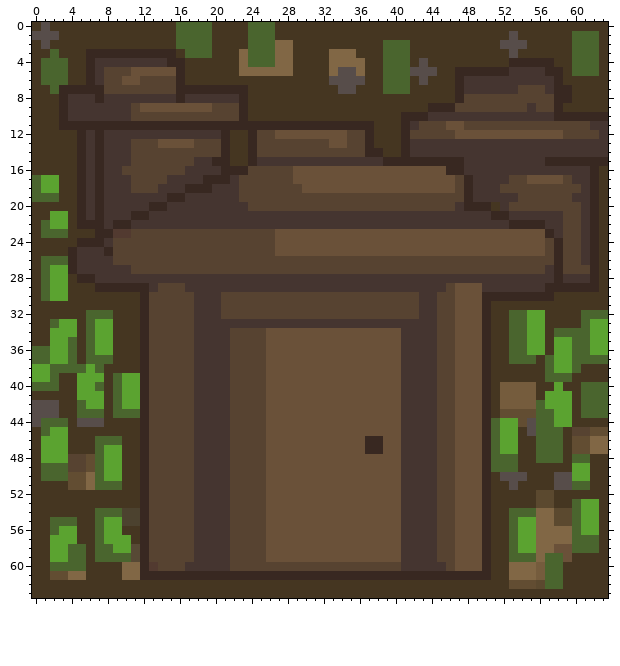
Pixel-art sprite: images/village.png. Above is the file before it was changed.
The file is 64x64 pixels. Colours within 5 levels of each other are drawn and written as one.
The result:
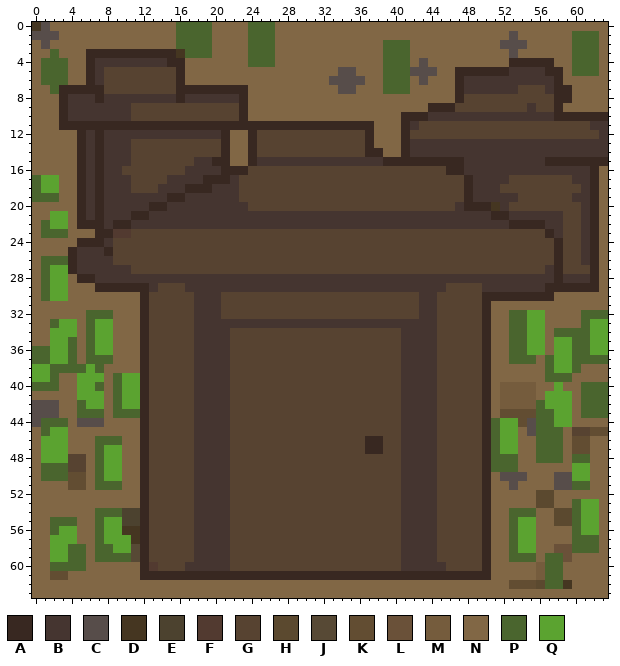
Palette (. is transparent): A #382821  B #453530  C #574d4a  D #453621  E #4c422f  F #523a30  G #574331  H #5b492f  J #574935  K #624d32  L #6a5139  M #755c3d  N #816745  P #4a652e  Q #5ba330
Diff:
Changed rows in their new state; - is an unchanged pixel.
first column x 0:
 0 --NNNNNNNNNNNNNN----NNNN---NNNNNNNNNNNNNNNNNNNNNNNNNNNNNNNNNNNNN
 1 ---NNNNNNNNNNNNN----NNNN---NNNNNNNNNNNNNNNNNNNNNNNNNN-NNNNNN---N
 2 N-NNNNNNNNNNNNNN----NNNN-----NNNNNNNNNN---NNNNNNNNNN---NNNNN---N
 3 NN-NNN--------------NNN------NNNN---NNN---NNNNNNNNNNN-NNNNNN---N
 4 N---NN-----------NNNNNN------NNNN----NN---N-NNNNNNNNN-----NN---N
 5 N---NN-----GGGGG-NNNNNN------NNNN----NN------NN------------N---N
 6 N---NN----GG-----NNNNNNNNNNNNNNNN----NN---N-NNN------------NNNNN
 7 NN----------------------NNNNNNNNNN--NNN---NNNNN-------------NNNN
 8 NNN---------------------NNNNNNNNNNNNNNNNNNNNNNN-------------NNNN
 9 NNN---------GGGGGGGG----NNNNNNNNNNNNNNNNNNNN---------------NNNNN
10 NNN---------------------NNNNNNNNNNNNNNNNN-----------------------
11 NNN-----------------------------------NNN-----GG----------------
12 NNNNN-----------------NN---GGGGGGGG---NNN------GGGGGGGGGGGG-----
13 NNNNN---------GGGG----NN---------GG---NNN-----------------------
14 NNNNN-----------------NN---------------NN-----------------------
15 NNNNN-----------------NN----------------------------------------
16 NNNNN------------------------GGGGGGGGGGGGGGGGG-----------------N
17 ---NN------------------------GGGGGGGGGGGGGGGGGG--------GGGG----N
18 ---NN-------------------------GGGGGGGGGGGGGGGGG----------------N
19 ---NN----------------------------------------------------------N
20 NNNNN----------------------------------------------------------N
21 NN--N----------------------------------------------------------N
22 N---N----------------------------------------------------------N
23 N---NNN--------------------GGGGGGGGGGGGGGGGGGGGGGGGGGGGGG------N
24 NNNNN----------------------GGGGGGGGGGGGGGGGGGGGGGGGGGGGGG------N
25 NNNN-----------------------GGGGGGGGGGGGGGGGGGGGGGGGGGGGGG------N
26 N--------------------------------------------------------------N
27 N--------------------------------------------------------------N
28 N---N----------------------------------------------------------N
29 N---NNN----------------------------------------GGG-------------N
30 N---NNNNNNNN-----------------------------------GGG--------NNNNNN
31 NNNNNNNNNNNN-----------------------------------GGG-NNNNNNNNNNNNN
32 NNNNNN---NNN-----------------------------------GGG-NN----NNNN---
33 NN---N---NNN-----------------------------------GGG-NN----NNNN---
34 NN---N---NNN--------------GGGGGGGGGGGGGGG------GGG-NN----N------
35 NN---N---NNN--------------GGGGGGGGGGGGGGG------GGG-NN----N------
36 -----N---NNN--------------GGGGGGGGGGGGGGG------GGG-NN----N------
37 -----N---NNN--------------GGGGGGGGGGGGGGG------GGG-NN---N-------
38 --------NNNN--------------GGGGGGGGGGGGGGG------GGG-NNNNNN----NNN
39 ---NN---N-----------------GGGGGGGGGGGGGGG------GGG-NNNNNN---NNNN
40 ---NN---N-----------------GGGGGGGGGGGGGGG------GGG-N----NN-NN---
41 NNNNN---N-----------------GGGGGGGGGGGGGGG------GGG-N----N---N---
42 ---NN---N-----------------GGGGGGGGGGGGGGG------GGG-N--------N---
43 ---NN---N-----------------GGGGGGGGGGGGGGG------GGG-N--------N---
44 ----N---NNNN--------------GGGGGGGGGGGGGGG------GGG----------NNNN
45 N---NNNNNNNN--------------GGGGGGGGGGGGGGG------GGG----N----N----
46 N---NNN---NN--------------GGGGGGGGGGG--GG------GGG----NN---N----
47 N---NNN---NN--------------GGGGGGGGGGG--GG------GGG----NN---N----
48 N-----N---NN--------------GGGGGGGGGGGGGGG------GGG----NN---N--NN
49 N-----N---NN--------------GGGGGGGGGGGGGGG------GGG----NNNNNN--NN
50 N---------NN--------------GGGGGGGGGGGGGGG------GGG-N---NNN----NN
51 NNNN------NN--------------GGGGGGGGGGGGGGG------GGG-NN-NNNN----NN
52 NNNNNNNNNNNN--------------GGGGGGGGGGGGGGG------GGG-NNNNN--NNNNNN
53 NNNNNNNNNNNN--------------GGGGGGGGGGGGGGG------GGG-NNNNN--NN---N
54 NNNNNNN-------------------GGGGGGGGGGGGGGG------GGG-NN----------N
55 NN---NN-------------------GGGGGGGGGGGGGGG------GGG-NN----------N
56 NN---NN-------------------GGGGGGGGGGGGGGG------GGG-NN----------N
57 NN---NN-------------------GGGGGGGGGGGGGGG------GGG-NN----------N
58 NN----N-------------------GGGGGGGGGGGGGGG------GGG-NN----------N
59 NN----N-------------------GGGGGGGGGGGGGGG------GGG-NN-------NNNN
60 NN----NNNN-------------------------------------GGG-NN------NNNNN
61 NN----NNNN-----------------------------------------NN------NNNNN
62 NNNNNNNNNNNNNNNNNNNNNNNNNNNNNNNNNNNNNNNNNNNNNNNNNNNNN-------NNNN
63 NNNNNNNNNNNNNNNNNNNNNNNNNNNNNNNNNNNNNNNNNNNNNNNNNNNNNNNNNNNNNNNN
Changed places in both pictures, as pixel boxes (x1, y1, x2, y2):
changed: (32, 22, 608, 598)
